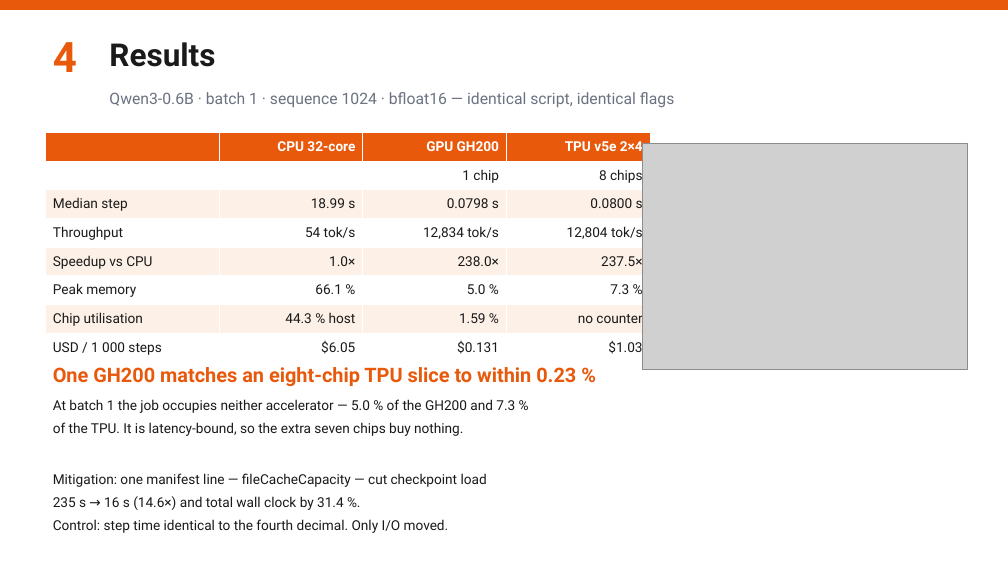
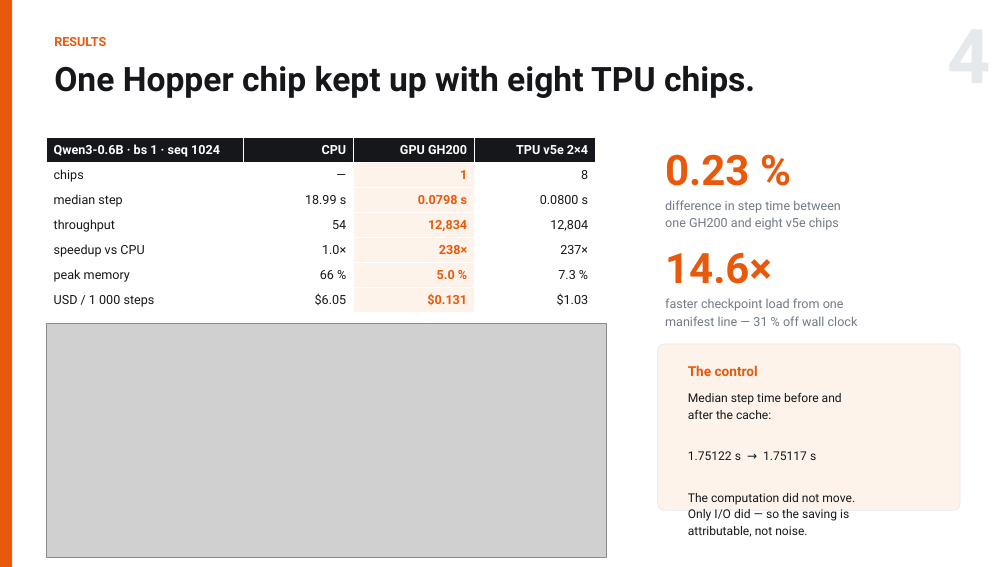
Before and after one commit to RN0L/qwen3-icd10-scaling, a slide deck: slide 4 of slides/ME344_Final_Arnold_Hambuch.pptx. Drawn at 1008x567 pixels with LibreOffice and Linux fonts; fonts in the diff are those of the drawing; grey boxes stand for pictures. Boxes give left, top, right and bottom in pixels: in the first picture for what was removed or moved away, otherwise in the second. Text is boxed around its words. In the diff, an @@ line names an element or a change of style, - is before the commit and + after.

```diff
--- a/slides/ME344_Final_Arnold_Hambuch.pptx
+++ b/slides/ME344_Final_Arnold_Hambuch.pptx
@@ rectangle: place and size @@
-rectangle at (0, 0, 1008, 10)
+rectangle at (0, 0, 12, 567)
@@ text removed at (53, 42, 77, 72) @@
-4
@@ text at (54, 37, 106, 46): text changed; size 30 to 12 pt; text colour #1A1A1A to #E8590C @@
-Results
+RESULTS
@@ text at (54, 65, 755, 98): text changed; size 15 to 32 pt; text colour #6B7280 to #15171A; bold on @@
-Qwen3-0.6B · batch 1 · sequence 1024 · bfloat16 — identical script, identical flags
+One Hopper chip kept up with eight TPU chips.
@@ table at (47, 138, 595, 312) @@
-row 1:  | CPU 32-core | GPU GH200 | TPU v5e 2×4
-row 2:  |  | 1 chip | 8 chips
-row 3: Median step | 18.99 s | 0.0798 s | 0.0800 s
-row 4: Throughput | 54 tok/s | 12,834 tok/s | 12,804 tok/s
-row 5: Speedup vs CPU | 1.0× | 238.0× | 237.5×
-row 6: Peak memory | 66.1 % | 5.0 % | 7.3 %
-row 7: Chip utilisation | 44.3 % host | 1.59 % | no counter
+row 1: Qwen3-0.6B · bs 1 · seq 1024 | CPU | GPU GH200 | TPU v5e 2×4
+row 2: chips | — | 1 | 8
+row 3: median step | 18.99 s | 0.0798 s | 0.0800 s
+row 4: throughput | 54 | 12,834 | 12,804
+row 5: speedup vs CPU | 1.0× | 238× | 237×
+row 6: peak memory | 66 % | 5.0 % | 7.3 %
@@ table: place and size @@
-table at (45, 132, 650, 362)
+table at (47, 138, 595, 312)
@@ picture removed at (643, 144, 968, 370) @@
@@ text at (665, 154, 749, 186): text changed; size 19 to 40 pt @@
-One GH200 matches an eight-chip TPU slice to within 0.23 %
+0.23 %
@@ text added at (665, 200, 841, 230), 12 pt, text #717A85 @@
+difference in step time between
+one GH200 and eight v5e chips
@@ text added at (665, 252, 772, 284), 40 pt, text #E8590C, bold @@
+14.6×
@@ text added at (665, 298, 858, 326), 12 pt, text #717A85 @@
+faster checkpoint load from one
+manifest line — 31 % off wall clock
@@ picture added at (47, 324, 606, 557) @@
@@ rounded rectangle added at (658, 344, 960, 510), fill #FEF3EA, outline #E6E9EC 0.75 pt @@
@@ text added at (688, 365, 758, 376), 13 pt, text #E8590C, bold @@
+The control
@@ text removed at (53, 399, 515, 533) @@
-At batch 1 the job occupies neither accelerator — 5.0 % of the GH200 and 7.3 %
-of the TPU. It is latency-bound, so the extra seven chips buy nothing.
-Mitigation: one manifest line — fileCacheCapacity — cut checkpoint load
-235 s → 16 s (14.6×) and total wall clock by 31.4 %.
-Control: step time identical to the fourth decimal. Only I/O moved.
@@ text added at (688, 393, 855, 537), 11.5 pt, text #15171A @@
+Median step time before and
+after the cache:
+1.75122 s → 1.75117 s
+The computation did not move.
+Only I/O did — so the saving is
+attributable, not noise.
```
Also in this commit, not shown: 3 other slides changed, 1 slide added, 1 slide removed, 6 other files.
